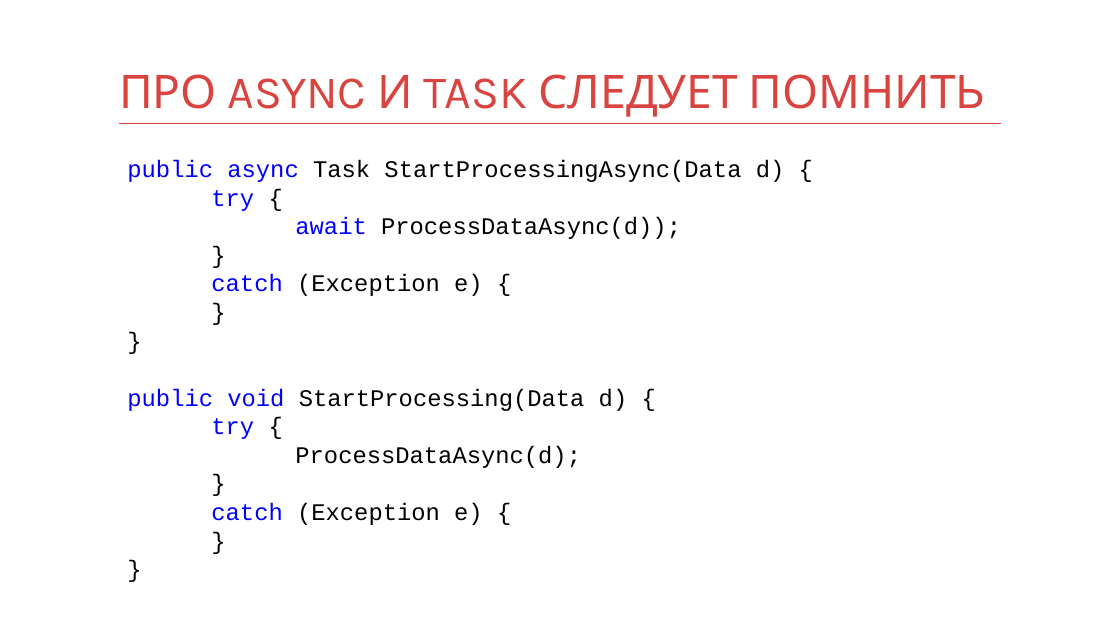
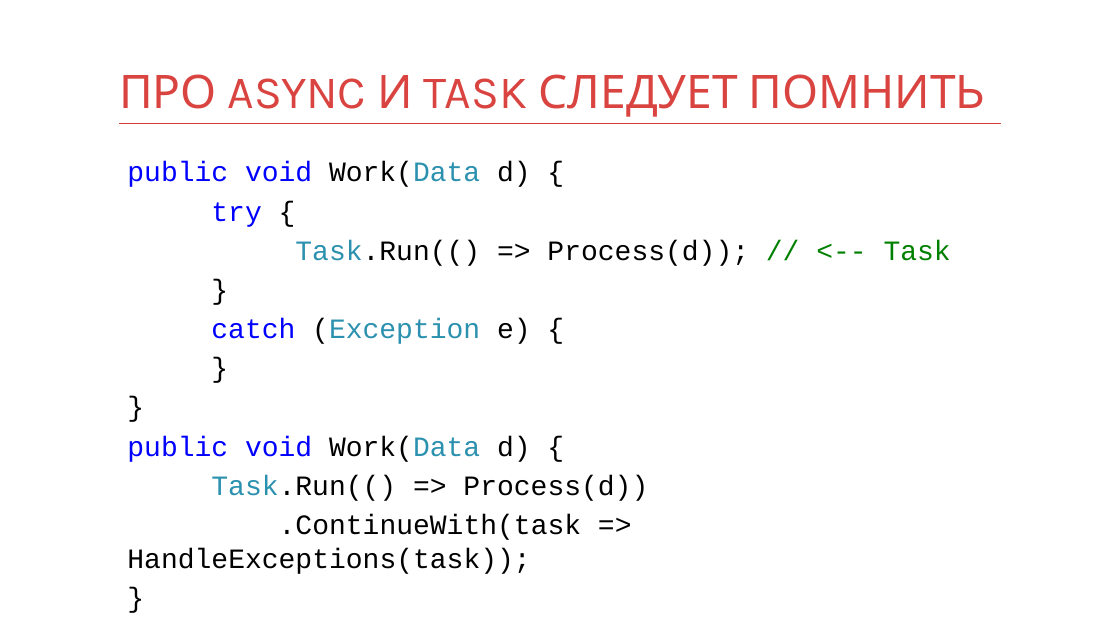
Before and after one commit to kontur-courses/exceptions, a slide deck: slide 24 of exceptions.pptx (slide 21 before the commit). Drawn at 1120x630 pixels with LibreOffice and Linux fonts; fonts in the diff are those of the drawing. Boxes give left, top, right and bottom in pixels: in the first picture for what was removed or moved away, otherwise in the second. Text is boxed around its words. In the diff, an @@ line names an element or a change of style, - is before the commit and + after.

Commit message:
+tasks and unhandled exceptions in pptx

```diff
--- a/exceptions.pptx
+++ b/exceptions.pptx
@@ text at <box>127,162,531,187</box>: text changed; size 20.4 to 24 pt; text colour #000000 to #0000FF @@
-public async Task StartProcessingAsync(Data d) {
+public void Work(Data d) {
@@ text at <box>211,202,531,344</box>: size 20.4 to 24 pt in "try {", "}", "catch (Exception e) {", "}" and 2 more places; text colour #000000 to #2B91AF in "(Exception" @@
@@ text at <box>295,240,951,266</box>: text changed; size 20.4 to 24 pt @@
-await ProcessDataAsync(d));
+Task.Run(() => Process(d)); // <-- Task
@@ text at <box>127,436,648,574</box>: text changed; size 20.4 to 24 pt @@
-public void StartProcessing(Data d) {
-try {
-ProcessDataAsync(d);
+public void Work(Data d) {
+Task.Run(() => Process(d))
+.ContinueWith(task => HandleExceptions(task));
@@ text at <box>211,503,483,525</box>: paragraphs removed @@
-catch (Exception e) {
-}
-}
```
Also in this commit, not shown: 2 other slides changed, 18 slides added.
